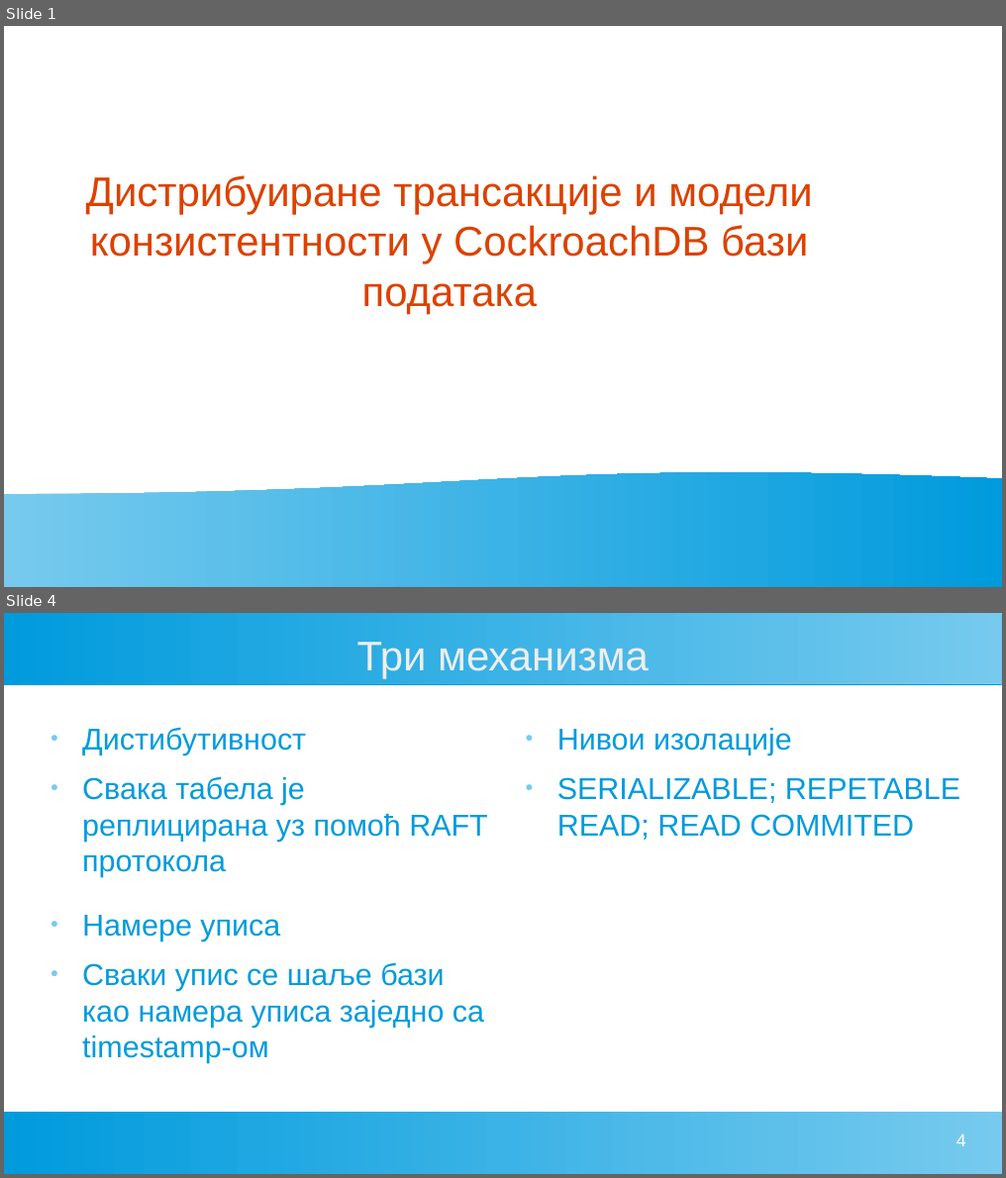
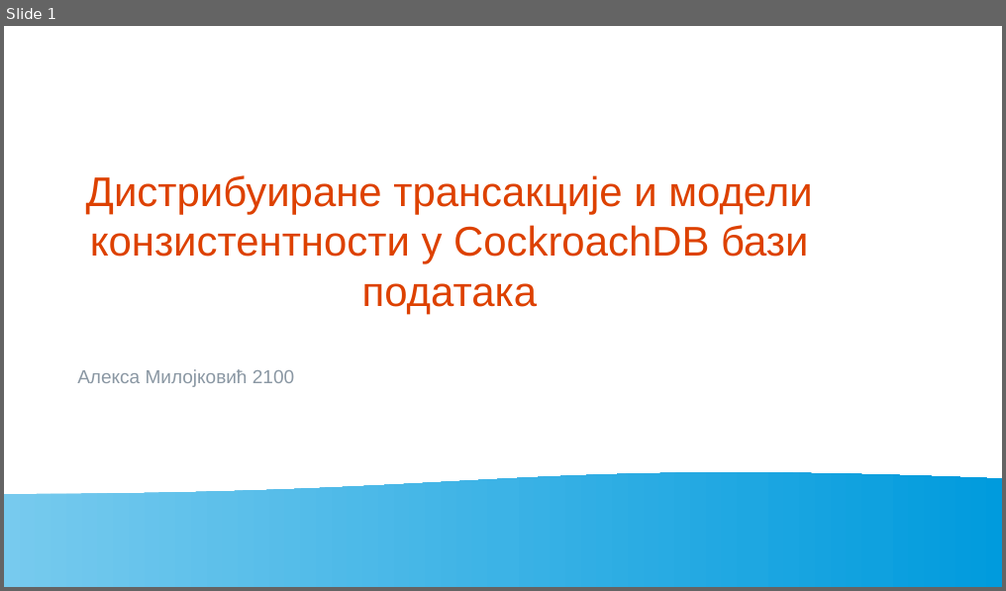
Before and after one commit to AleksaMilojkovic17252/db-seminar-2, a slide deck: seminar.odp. Shown one above the other, each under a label of ours: slides 1 and 4 before the commit, slide 1 after it; the slides between them are not shown. The pictures are 1006x1178 and 1006x591 pixels, drawn with LibreOffice and Linux fonts; fonts in the diff are those of the drawing. Boxes give left, top, right and bottom in pixels: in the first picture for what was removed or moved away, otherwise in the second. Text is boxed around its words. In the diff, an @@ line names an element or a change of style, - is before the commit and + after.

```diff
--- a/seminar.odp
+++ b/seminar.odp
@@ slide 4 removed at (4,613,1002,1174), background #FFFFFF @@
@@ rectangle removed at (4,613,1002,684) @@
@@ title removed at (357,642,648,679) @@
-Три механизма
@@ text removed at (82,727,488,877) @@
-● Дистибутивност
-● Свака табела је реплицирана уз помоћ RAFT протокола
@@ text removed at (557,728,960,840) @@
-● Нивои изолације
-● SERIALIZABLE; REPETABLE READ; READ COMMITED
@@ text removed at (82,915,484,1063) @@
-● Намере уписа
-● Сваки упис се шаље бази као намера уписа заједно са timestamp-ом
@@ rectangle removed at (4,1112,1002,1174) @@
@@ page number removed at (956,1135,966,1147) @@
-4
@@ slide 1 changed as well @@
@@ text added at (77,370,294,387), 15 pt, text #8A97A3 @@
+Алекса Милојковић 2100
```
Also in this commit, not shown: 1 other slide changed, 18 slides added, 5 other slides removed, 1 other file.
